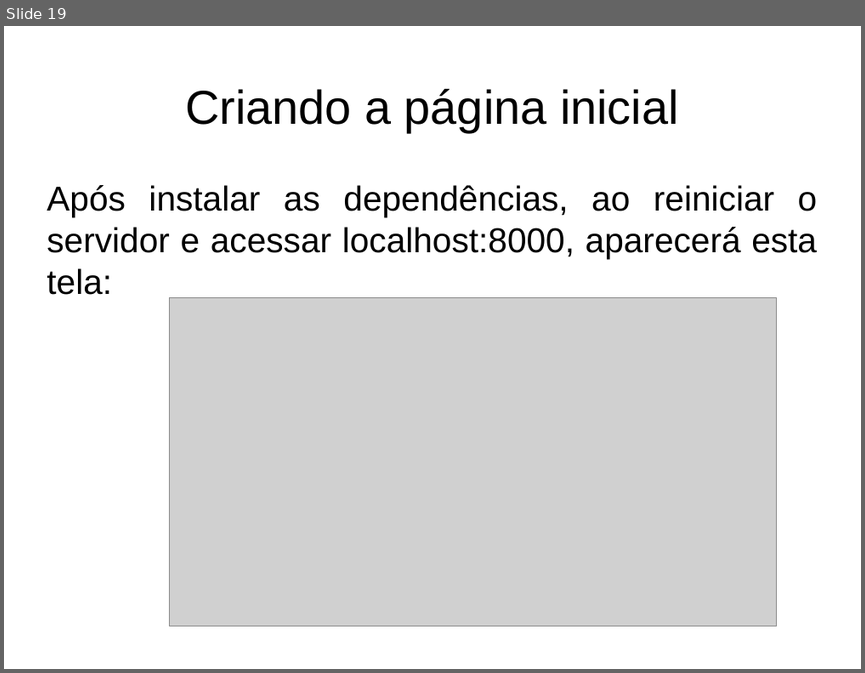
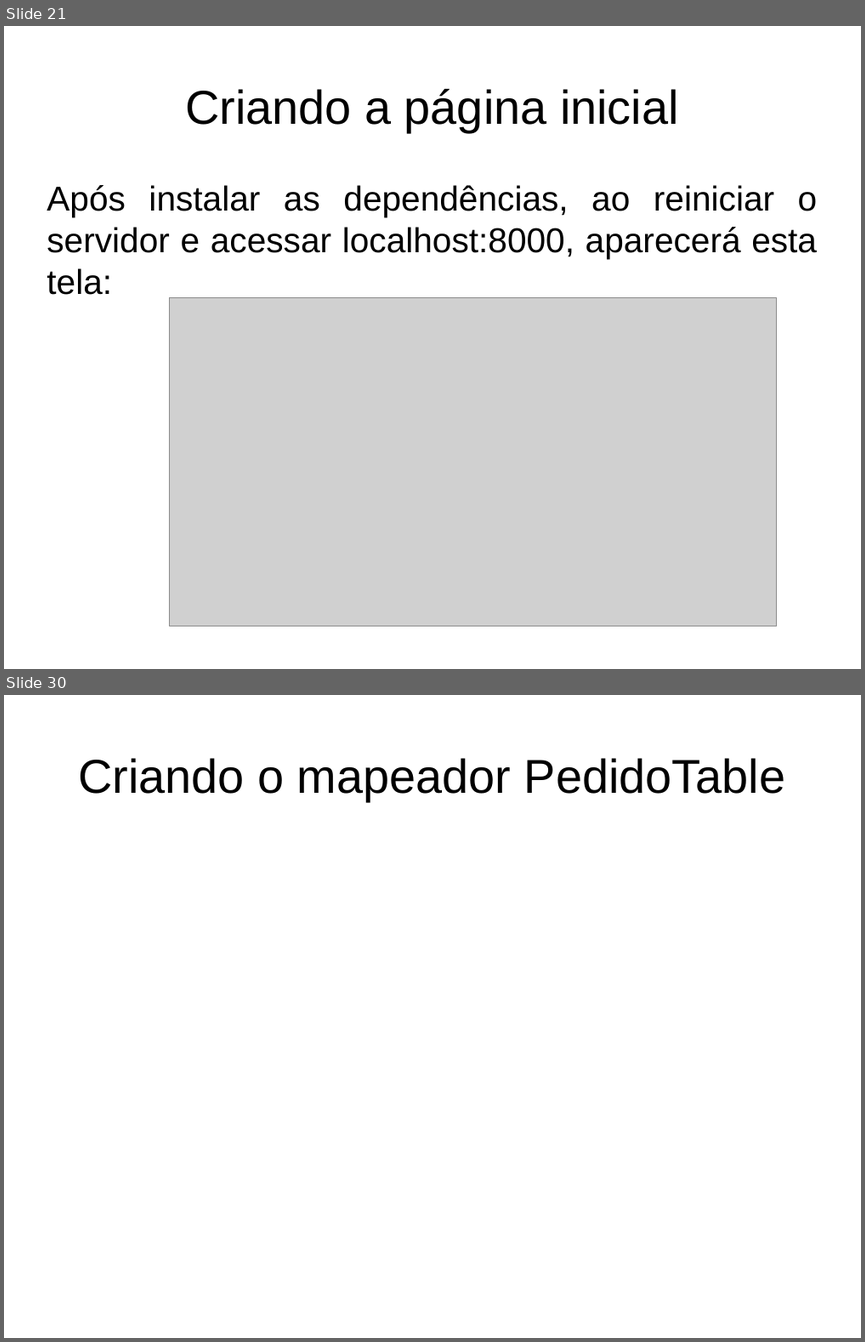
Before and after one commit to fgsl/lojasacme, a slide deck: docs/tutorial.odp. Shown one above the other, each under a label of ours: slide 19 before the commit, slides 21 and 30 after it; the slides between them are not shown. The pictures are 865x673 and 865x1342 pixels, drawn with LibreOffice and Linux fonts; fonts in the diff are those of the drawing; grey boxes stand for pictures. Boxes give left, top, right and bottom in pixels: in the first picture for what was removed or moved away, otherwise in the second. Text is boxed around its words. In the diff, an @@ line names an element or a change of style, - is before the commit and + after.

```diff
--- a/docs/tutorial.odp
+++ b/docs/tutorial.odp
@@ slide 30 added at bbox=[4, 695, 861, 1338], background #FFFFFF @@
@@ title added at bbox=[78, 758, 785, 801], 44 pt, text #000000 @@
+Criando o mapeador PedidoTable
@@ what was slide 19 is now slide 21 @@
```
Also in this commit, not shown: 12 other slides added, 4 other files.
